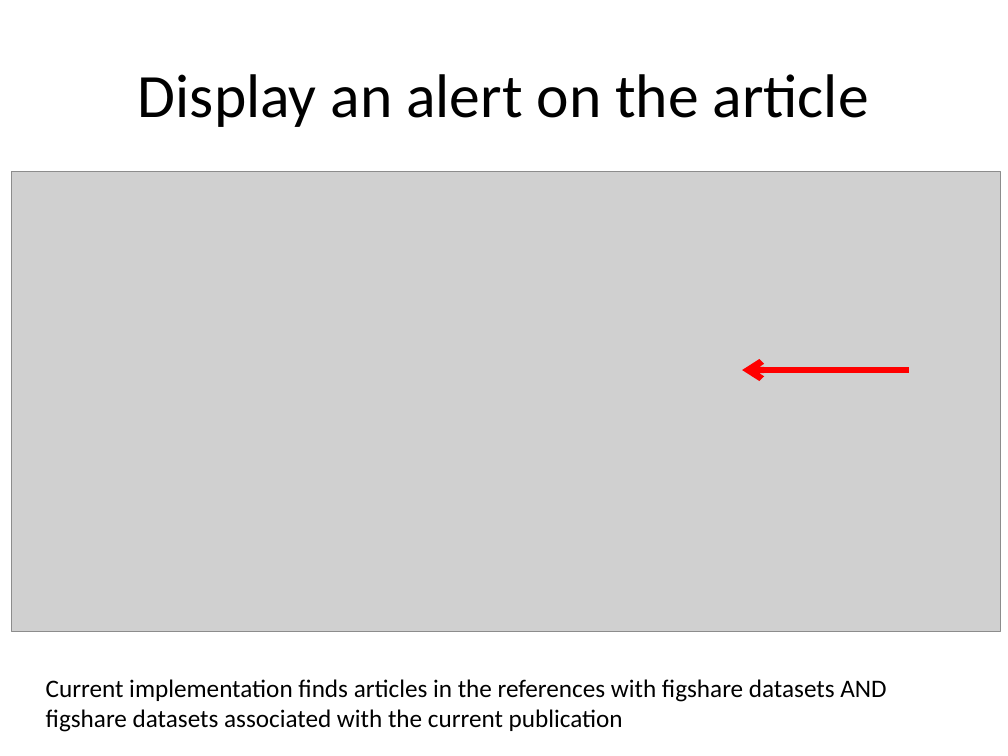
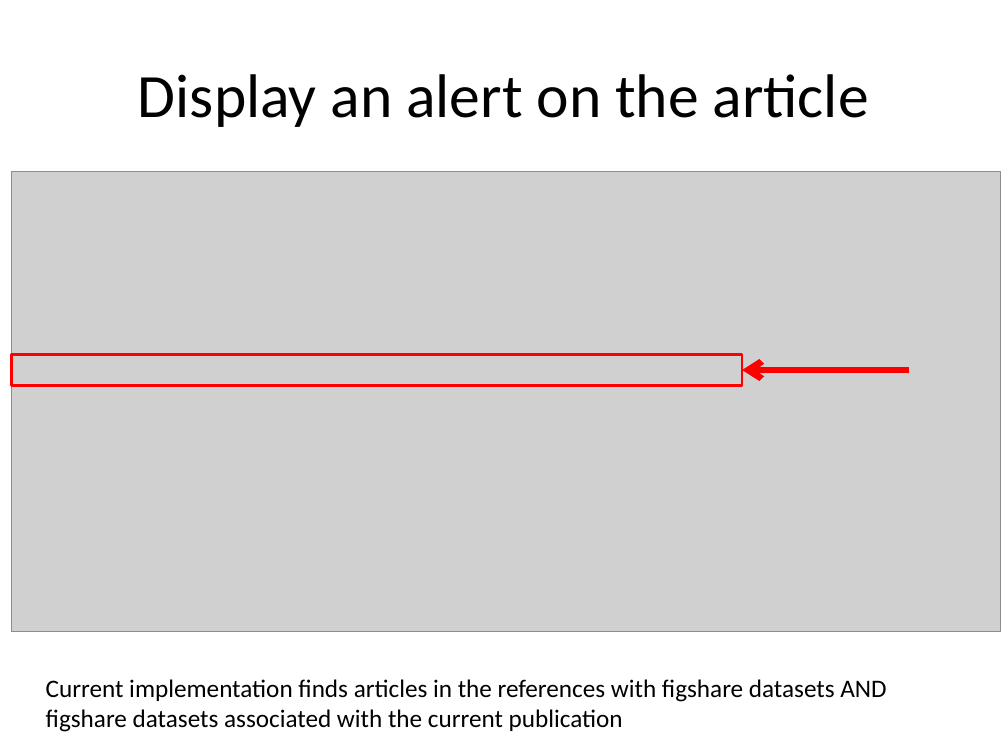
Before and after one commit to ScientificDataLabs/dataset-updates-plugin, a slide deck: slide 8 of presentations/Dataset-update-hack-presentation.pptx. Drawn at 1008x756 pixels with LibreOffice and Linux fonts; fonts in the diff are those of the drawing; grey boxes stand for pictures. Boxes give left, top, right and bottom in pixels: in the first picture for what was removed or moved away, otherwise in the second. Text is boxed around its words. In the diff, an @@ line names an element or a change of style, - is before the commit and + after.

Commit message:
final slides

```diff
--- a/presentations/Dataset-update-hack-presentation.pptx
+++ b/presentations/Dataset-update-hack-presentation.pptx
@@ rectangle added at (12, 354, 742, 385), outline #FF0000 2 pt @@
```
